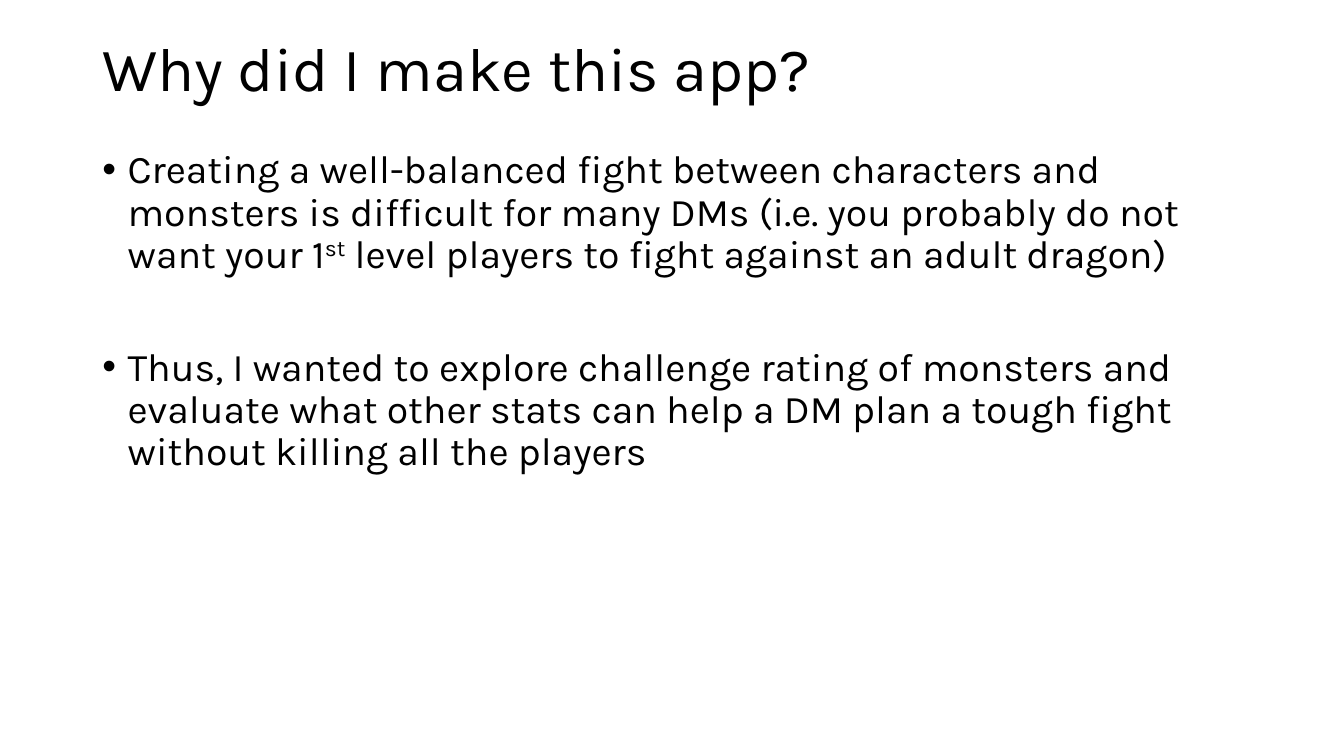
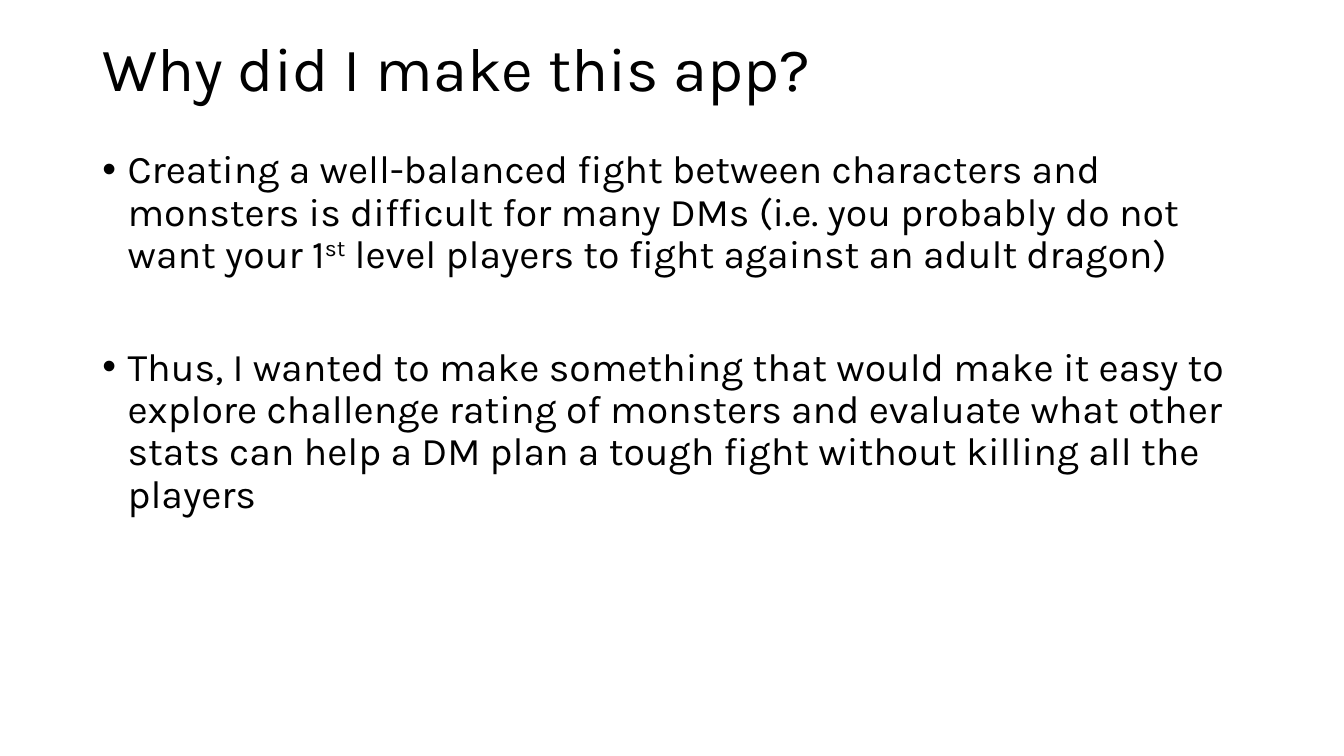
Before and after one commit to odelmas-sci/824-final, a slide deck: slide 6 of Monsters of Dungeons and Dragons.pptx. Drawn at 1344x756 pixels with LibreOffice and Linux fonts; fonts in the diff are those of the drawing. Boxes give left, top, right and bottom in pixels: in the first picture for what was removed or moved away, otherwise in the second. Text is boxed around its words. In the diff, an @@ line names an element or a change of style, - is before the commit and + after.

```diff
--- a/Monsters of Dungeons and Dragons.pptx
+++ b/Monsters of Dungeons and Dragons.pptx
@@ text at (x1=128, y1=354, x2=1224, y2=518): text changed @@
-• Thus, I wanted to explore challenge rating of monsters and evaluate what other stats can help a DM plan a tough fight without killing all the players
+• Thus, I wanted to make something that would make it easy to explore challenge rating of monsters and evaluate what other stats can help a DM plan a tough fight without killing all the players
```
Also in this commit, not shown: 2 other slides changed, 1 slide added.
